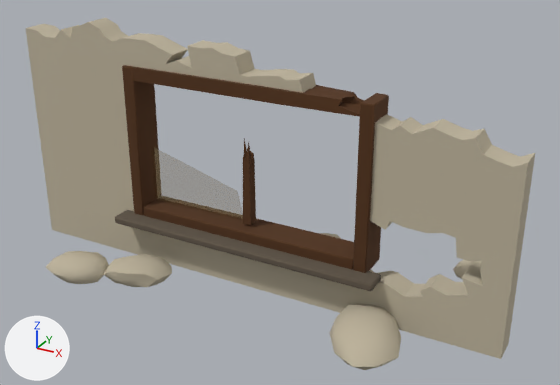
The glTF model godot/assets/props/modelle/wand_fenster_2x1_kaputt.glb: old version first, new version second.
Before and after are seen from a 50 mm lens placed at (2.39, -2.29, 1.55), pointed at (1.08, 0.09, 0.36). Arrows for +X, +Y and +Z are at lower left; the lights stay in place. The first picture is the older version. Vertices at exactly the same position are counted once.

Before the edit, the objects in view are built like this:
```python
me_wand_fenster_2x1_kaputt = bpy.data.meshes.new('wand_fenster_2x1_kaputt')
me_wand_fenster_2x1_kaputt.from_pydata(...)  # 1469 vertices, 2887 faces; spans x 0.0..2.0, y -0.37..0.56, z -0.04..0.96
# faces by material slot: [2452, 356, 3, 76]
me_wand_fenster_2x1_kaputt.materials.append(mat_putz)  # beige #beb49d
me_wand_fenster_2x1_kaputt.materials.append(mat_holz)  # brown #533216
me_wand_fenster_2x1_kaputt.materials.append(mat_glas)  # orange #c19f61
me_wand_fenster_2x1_kaputt.materials.append(mat_holz_alt)  # brown #615648
# before: 1308 (1.49, -0.06, 0.76), 1309 (1.39, -0.05, 0.81) at pixel (342, 99), 1310 (1.42, 0.06, 0.76), 1311 (1.39, 0.05, 0.81) at pixel (353, 92), 1322 (1.46, -0.02, 0.76)
# before: 1323 (1.38, -0.03, 0.81) at pixel (342, 97), 1329 (1.49, 0.0, 0.76), 1331 (1.42, 0.0, 0.81) at pixel (355, 95), 1337 (1.5, 0.03, 0.77), 1339 (1.38, 0.03, 0.8) at pixel (348, 93)
# before: 1346 (1.41, 0.05, 0.79) at pixel (359, 99), 1347 (1.38, -0.06, 0.79) at pixel (338, 105), 1352 (1.38, -0.03, 0.79) at pixel (341, 103), 1354 (1.4, 0.0, 0.79) at pixel (349, 102), 1356 (1.46, 0.02, 0.79)
ob_wand_fenster_2x1_kaputt = bpy.data.objects.new('wand_fenster_2x1_kaputt', me_wand_fenster_2x1_kaputt)
ob_wand_fenster_2x1_kaputt.location = (0.0, 0.0, 0.0)
```
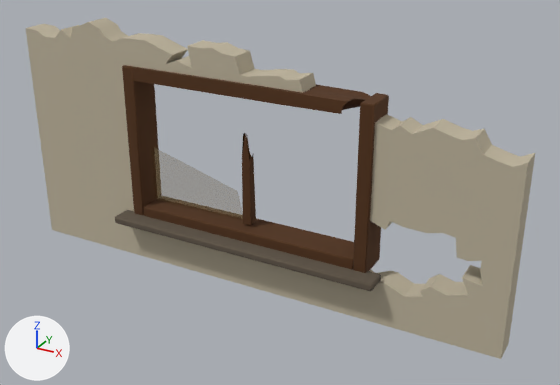
Changed parts and their boxes [x1, y1, x2, y2] in the pictures (560 x 385 px; the box of a moved part takes in the faces that stretch with it):
'wand_fenster_2x1_kaputt', reshaped
    before: [26, 18, 535, 370]
    after: [26, 18, 535, 359]
part 1 of me_wand_fenster_2x1_kaputt, deleted
    before: [46, 233, 482, 370]
part 2 of me_wand_fenster_2x1_kaputt, moved or reshaped
    before: [276, 85, 364, 117]
    after: [276, 84, 371, 114]
part 3 of me_wand_fenster_2x1_kaputt, moved or reshaped
    before: [243, 139, 256, 225]
    after: [242, 133, 256, 225]

Patch to the scene script:
```diff
--- a/godot/assets/props/modelle/wand_fenster_2x1_kaputt.glb.py
+++ b/godot/assets/props/modelle/wand_fenster_2x1_kaputt.glb.py
@@ me_wand_fenster_2x1_kaputt @@
 # used by ob_wand_fenster_2x1_kaputt; location = (0.0, 0.0, 0.0)
 # verts and faces of me_wand_fenster_2x1_kaputt; kept vertices keep their numbers, new ones are numbered from 1469
-me_wand_fenster_2x1_kaputt.from_pydata(...)  # 1469 vertices, 2887 faces; spans x 0.0..2.0, y -0.37..0.56, z -0.04..0.96
+me_wand_fenster_2x1_kaputt.from_pydata(...)  # 1217 vertices, 2407 faces; spans x 0.0..2.0, y -0.13..0.06, z 0.0..0.96
+# me_wand_fenster_2x1_kaputt part 1: 6 loose pieces with 252 vertices, spanning x 0.21..1.89, y -0.37..0.56, z -0.04..0.11, are deleted
+# me_wand_fenster_2x1_kaputt part 2
+verts[1308] = (1.4, -0.06, 0.76)  # moved, pixel (341, 114)
+verts[1329] = (1.4, 0.0, 0.76)  # moved, pixel (349, 108)
+verts[1309] = (1.41, -0.06, 0.8)  # moved, pixel (347, 101)
+verts[1310] = (1.47, 0.05, 0.76)  # moved
+verts[1311] = (1.42, 0.06, 0.81)  # moved, pixel (363, 92)
+verts[1322] = (1.38, -0.03, 0.76)  # moved, pixel (341, 110)
+verts[1337] = (1.42, 0.02, 0.77)  # moved, pixel (358, 106)
+verts[1323] = (1.42, -0.03, 0.81)  # moved, pixel (354, 98)
+verts[1331] = (1.47, 0.0, 0.8)  # moved
+verts[1339] = (1.38, 0.02, 0.81)  # moved, pixel (349, 92)
+verts[1346] = (1.49, 0.06, 0.79)  # moved
+verts[1347] = (1.4, -0.06, 0.79)  # moved, pixel (342, 107)
+verts[1352] = (1.39, -0.03, 0.79)  # moved, pixel (345, 104)
+verts[1354] = (1.47, 0.0, 0.79)  # moved
+verts[1356] = (1.48, 0.03, 0.79)  # moved
+# me_wand_fenster_2x1_kaputt part 3
+# 12 vertices are removed from x 0.98..1.02, y -0.02..0.02, z 0.5..0.59
+# 39 faces are deleted
+# 1 vertex moves within x 1.0, y 0.01, z 0.53
+# 12 vertices are added at x 0.98..1.02, y -0.02..0.02, z 0.5..0.62
+# 39 new faces join them, mat_holz (brown #533216)
 me_wand_fenster_2x1_kaputt.materials.append(mat_putz)
```
